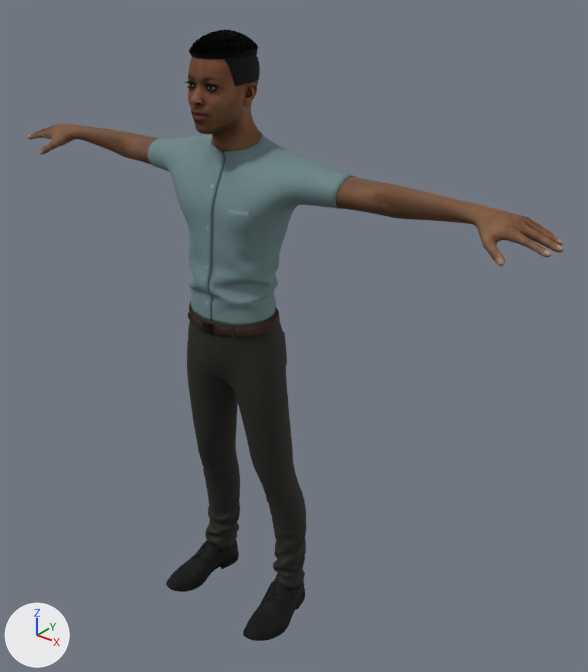
The glTF model public/models/people/ch12.glb as it was, and as the next commit left it.
Rendered twice from a 50 mm camera at (1.441, -1.555, 1.961) aimed at (0.117, 0.101, 0.934). Arrows for +X, +Y and +Z are at lower left; the lights stay in place. The first picture is the older version. Mesh edges are drawn as thin lines on the coarser meshes. Where no turn or scale is listed for an object, it has been applied to the vertices.

Objects in the first picture: 'Ch12_Belt', 'Ch12_Body', 'Ch12_Hair', 'Ch12_Pants', 'Ch12_Shirt', 'Ch12_Shoes'.
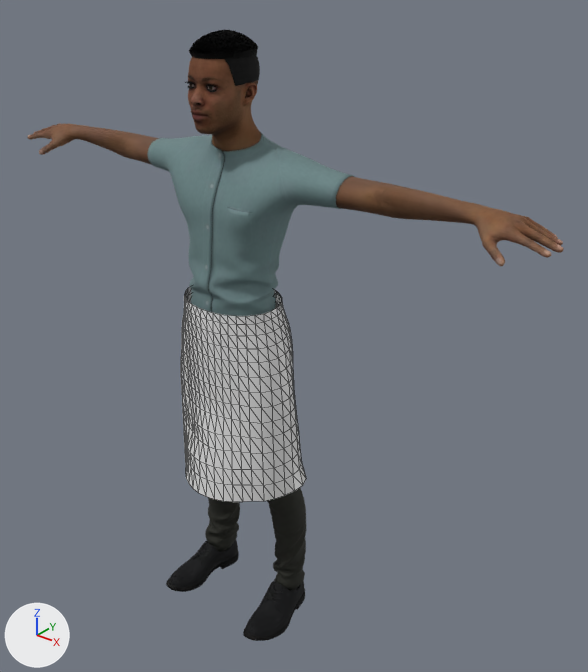
Edits to the scene script, one JSON object a line:
```json
{"op": "add", "block": "mat_g_knee", "code": ["mat_g_knee = principled_material('G_knee')", "mat_g_knee.base_color = (0.8, 0.8, 0.8)  # white #e7e7e7", "mat_g_knee.roughness = 0.4"]}
{"op": "add", "block": "me_ch12_gknee", "code": ["me_ch12_gknee = bpy.data.meshes.new('Ch12_GKnee')", "me_ch12_gknee.from_pydata(...)  # 504 vertices, 936 faces; spans x -0.201..0.204, y -0.188..0.151, z 0.487..1.069", "me_ch12_gknee.materials.append(mat_g_knee)  # white #e7e7e7"]}
{"op": "add", "block": "ob_ch12_gknee", "code": ["ob_ch12_gknee = bpy.data.objects.new('Ch12_GKnee', me_ch12_gknee)", "ob_ch12_gknee.location = (0.0, 0.0, 0.0)"]}
```

What differs and where, as boxes [x1, y1, x2, y2] in the pictures (588 x 672 px):
```json
{"object": "Ch12_GKnee", "change": "added", "after": [181, 287, 306, 502]}
{"object": "Ch12_Pants", "change": "unchanged, covered by the edit", "before": [187, 301, 306, 590], "after": [190, 301, 306, 590]}
```
